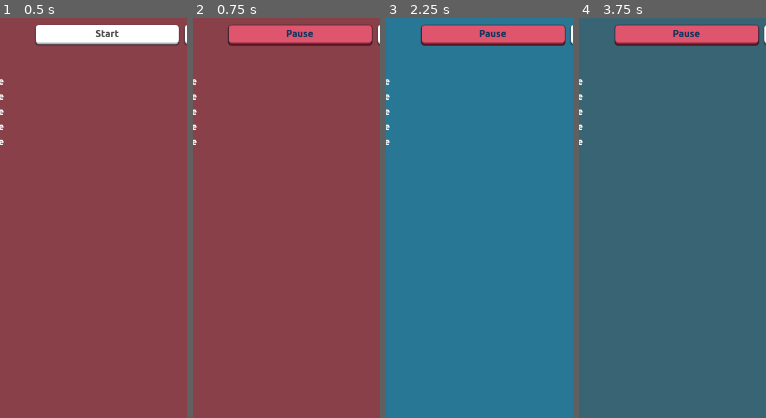
Above: before the commit, frames 1-4 (left to right).
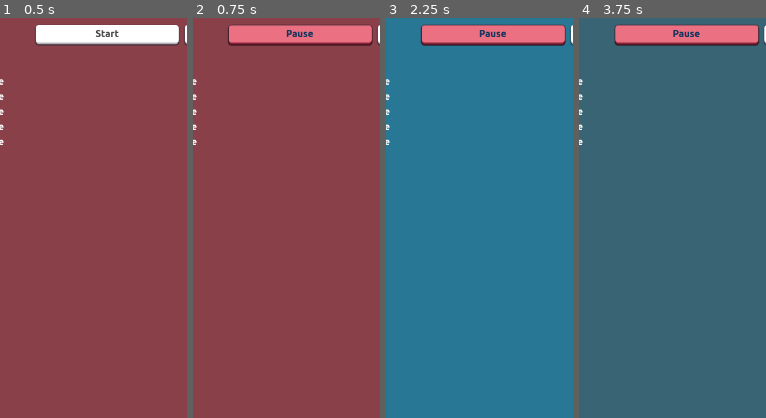
Above: after the commit, the same moments.

Repository: trubusoft/gomodoro
Game: Godot game, scene res://scenes/gomodoro.tscn
Two runs of this game, one before a commit and one after it. Both use one fixed random seed, a clock stepped at 60 frames per second and the inputs below.
Inputs:
- Up to frame 1 (0.5 s): no input
- Up to frame 2 (0.75 s): click "Start" at 0.5 s
- Up to frame 3 (2.25 s): click ">>" at 1.25 s; click "Start" at 2 s
- Up to frame 4 (3.75 s): click ">>" at 2.75 s; click "Start" at 3.5 s
The pictures show only the part of the screen within x 18-68%, y 22-72%; the shares and areas given below are measured in that part.

Frame 1 is identical in both runs. In frame 2, 2.9% of the frame differs, in the area x 19-96%, y 2-6%; in frame 3, 2.9%; in frame 4, 2.9%.

Commit message:
Update button.tres to lighten the hover color

Diff:
--- a/assets/themes/button.tres
+++ b/assets/themes/button.tres
@@ -19,7 +19,7 @@
 shadow_offset = Vector2(0, 1)
 
 [sub_resource type="StyleBoxFlat" id="StyleBoxFlat_75glt"]
-bg_color = Color(0.87451, 0.333333, 0.427451, 1)
+bg_color = Color(0.921569, 0.439216, 0.505882, 1)
 border_width_bottom = 3
 border_color = Color(0.52549, 0.145098, 0.223529, 1)
 corner_radius_top_left = 5
